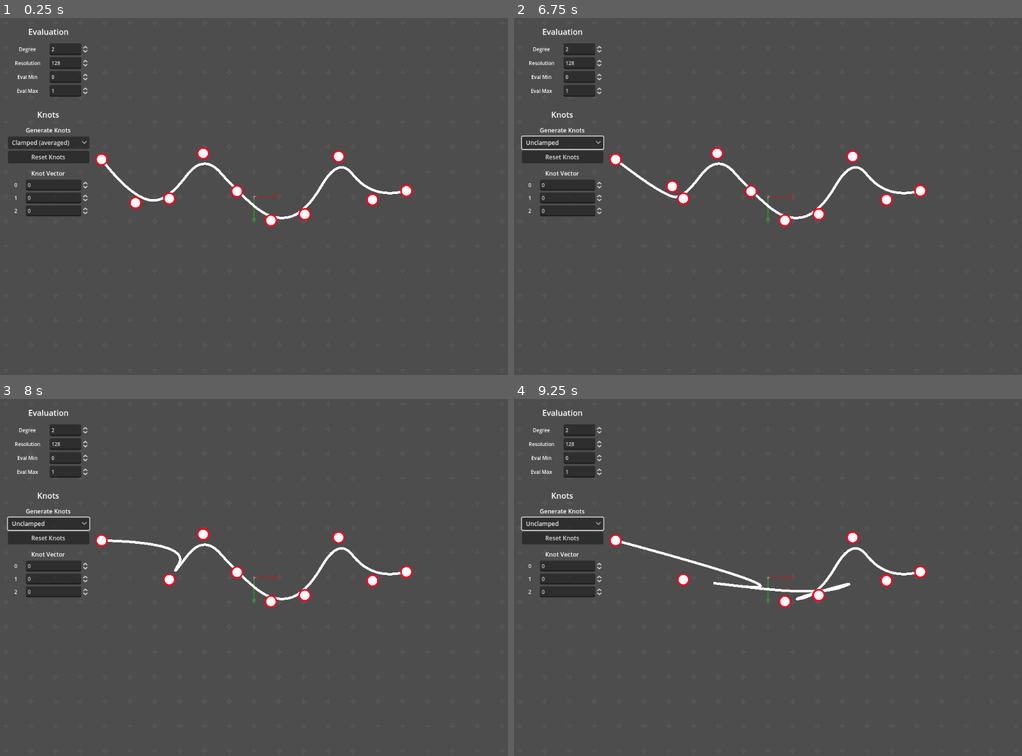
Above: before the commit, frames 1-4 (two rows, left to right).
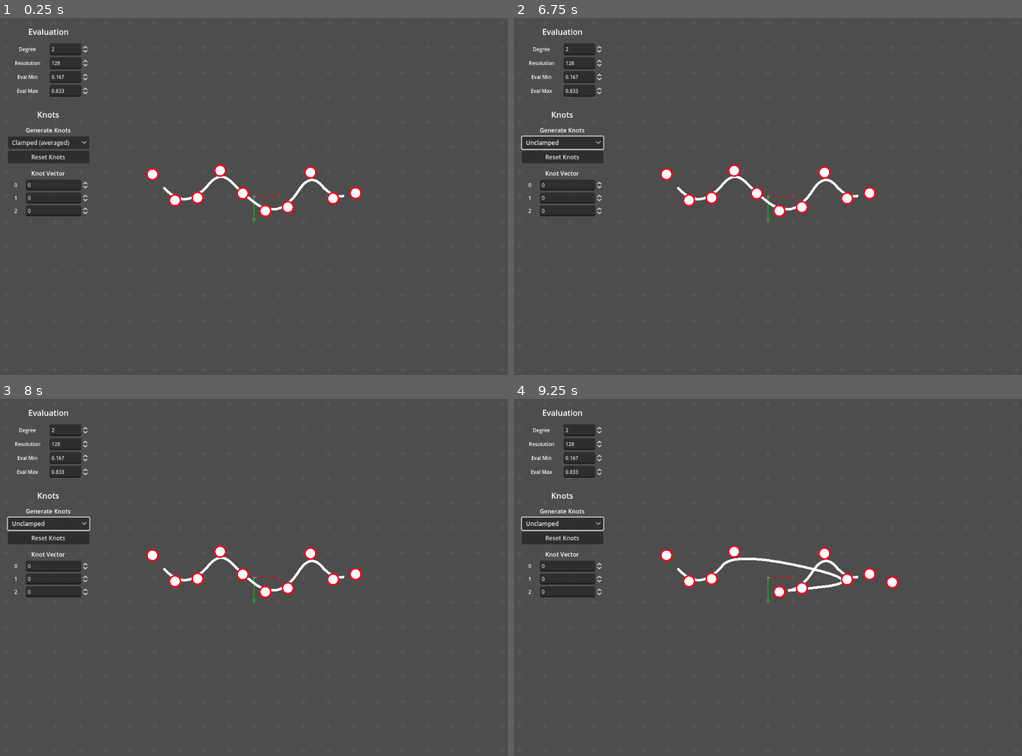
Above: after the commit, the same moments.

Repository: rapfamily4/B-spline-editor
Game: Godot game, scene res://scenes/editor.tscn
The game is run twice, just before and just after one commit, with the same random seed, the same clock (stepped at 60 frames per second) and the same inputs.
Inputs (mouse positions are in pixels of both pictures, inside the frame that each line leads up to):
- Up to frame 1 (0.25 s): no input
- Up to frame 2 (6.75 s): click "Clamped (averaged)" at 0.5 s; click "Clamped (averaged)" at 1.25 s; click "Clamped (averaged)" at 2 s; click "Reset Knots" at 2.75 s; click "Unclamped" at 3.5 s; click "Unclamped" at 4.25 s; click "Unclamped" at 5 s; tap Enter at 5.75 s; drag from (615, 160) to (752, 192) at 5.77 s; tap Space at 6.5 s; drag from (651, 203) to (717, 153) at 6.52 s
- Up to frame 3 (8 s): tap Enter at 7.25 s; move the mouse to (167, 581) at 7.27 s; click (167, 581) at 7.42 s
- Up to frame 4 (9.25 s): tap Space at 8 s; drag from (717, 534) to (818, 595) at 8.02 s; tap Enter at 8.75 s; drag from (752, 573) to (884, 581) at 8.77 s

The runs differ from the first frame. In frame 1, 2.0% of the frame differs, in the area x 10-82%, y 15-59%; in frame 2, 2.0%; in frame 3, 2.0%; in frame 4, 2.1%.
Error after the commit: Invalid access to property or key 'evaluation_min_changed' on a base object of type 'Node2D (Spline)'. (res://scenes/editor_controller.gd:19)

Commit message:
Better assertions and signals.

Diff:
--- a/scenes/spline/spline.gd
+++ b/scenes/spline/spline.gd
@@ -1,9 +1,7 @@
 extends Node2D
 class_name Spline
 
-signal evaluation_min_changed(value: float)
-signal evaluation_max_changed(value: float)
-signal knot_vector_changed(knots: Array[float])
+signal knot_generation_finished(knots: Array[float], eval_min: float, eval_max: float)
 
 enum KnotsGenerationMode {
 	Unclamped,
@@ -18,19 +16,31 @@
 @onready var control_points_tree: Node2D = $ControlPoints
 @onready var control_point_scene: PackedScene = preload("res://scenes/control_point/control_point.tscn")
 
-var spline_degree: int = 2 # k
-var spline_resolution: int = 128
+var spline_degree: int = 2: # k
+	set(value):
+		assert(value >= 0)
+		spline_degree = value
+var spline_resolution: int = 128:
+	set(value):
+		assert(value >= 0)
+		spline_resolution = value
 var knots: Array[float] # It must be normalized in the interval [0, 1].
-var knots_generation_mode: KnotsGenerationMode = KnotsGenerationMode.ClampedAveraged
-var evaluation_min: float = -INF # a
-var evaluation_max: float = INF # b
+var knots_generation_mode: KnotsGenerationMode = KnotsGenerationMode.Unclamped
+var evaluation_min: float = -INF: # a
+	set(value):
+		assert(value >= knots[spline_degree])
+		evaluation_min = value
+var evaluation_max: float = INF: # b
+	set(value):
+		assert(value <= knots[CONTROL_POINTS_COUNT])
+		evaluation_max = value
 
 
 func _ready():
 	var window_resolution: Vector2 = get_window().size
 	for i: int in range(CONTROL_POINTS_COUNT):
-		var new_x: float = lerpf(-window_resolution.x * 0.3, window_resolution.x * 0.3, float(i) / float(CONTROL_POINTS_COUNT - 1))
-		var new_y: float = randf_range(-window_resolution.y * 0.125, window_resolution.y * 0.125)
+		var new_x: float = lerpf(-window_resolution.x * 0.2, window_resolution.x * 0.2, float(i) / float(CONTROL_POINTS_COUNT - 1))
+		var new_y: float = randf_range(-window_resolution.y * 0.075, window_resolution.y * 0.075)
 		add_control_point(Vector2(new_x, new_y))
 
 	generate_knots()
@@ -67,11 +77,11 @@
 
 	if evaluation_min < knots[spline_degree]:
 		evaluation_min = knots[spline_degree]
-		evaluation_min_changed.emit(evaluation_min)
 	if evaluation_max > knots[CONTROL_POINTS_COUNT]:
 		evaluation_max = knots[CONTROL_POINTS_COUNT]
-		evaluation_max_changed.emit(evaluation_max)
 	print("Set evaluation range:\t[" + str(evaluation_min) + ", " + str(evaluation_max) + "]")
+
+	knot_generation_finished.emit(knots, evaluation_min, evaluation_max)
 
 func update_curve() -> void:
 	line_renderer.clear_points()
@@ -80,11 +90,12 @@
 		line_renderer.add_point(evaluate_curve(evaluation_point))
 
 func evaluate_curve(evaluation_point: float) -> Vector2:
-	assert(evaluation_min <= evaluation_point and evaluation_point <= evaluation_max)
+	assert(evaluation_min < evaluation_point or is_equal_approx(evaluation_min, evaluation_point))
+	assert(evaluation_point < evaluation_max or is_equal_approx(evaluation_max, evaluation_point))
 	for j: int in range(spline_degree, CONTROL_POINTS_COUNT):
 		if knots[j] <= evaluation_point and evaluation_point < knots[j + 1]:
 			return de_boor_cox(j, spline_degree, evaluation_point)
-	return control_points_tree.get_child(CONTROL_POINTS_COUNT - 1).position
+	return de_boor_cox(CONTROL_POINTS_COUNT - 1, spline_degree, evaluation_point)
 
 func aux(control_point: int, degree: int, evaluation_point: float) -> float:
 	return ((evaluation_point - knots[control_point])
